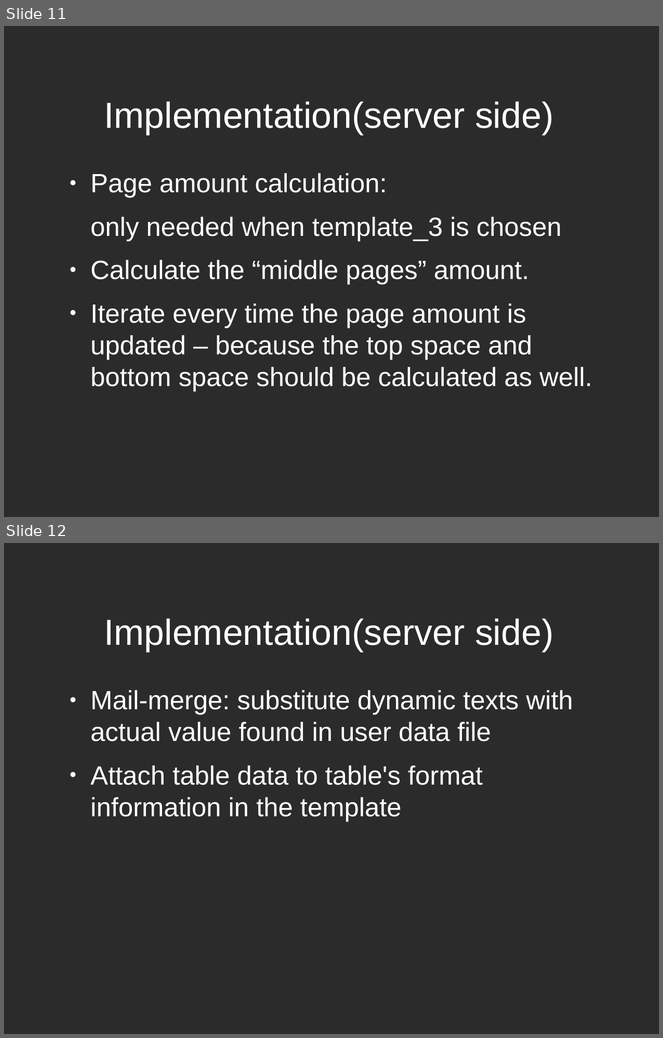
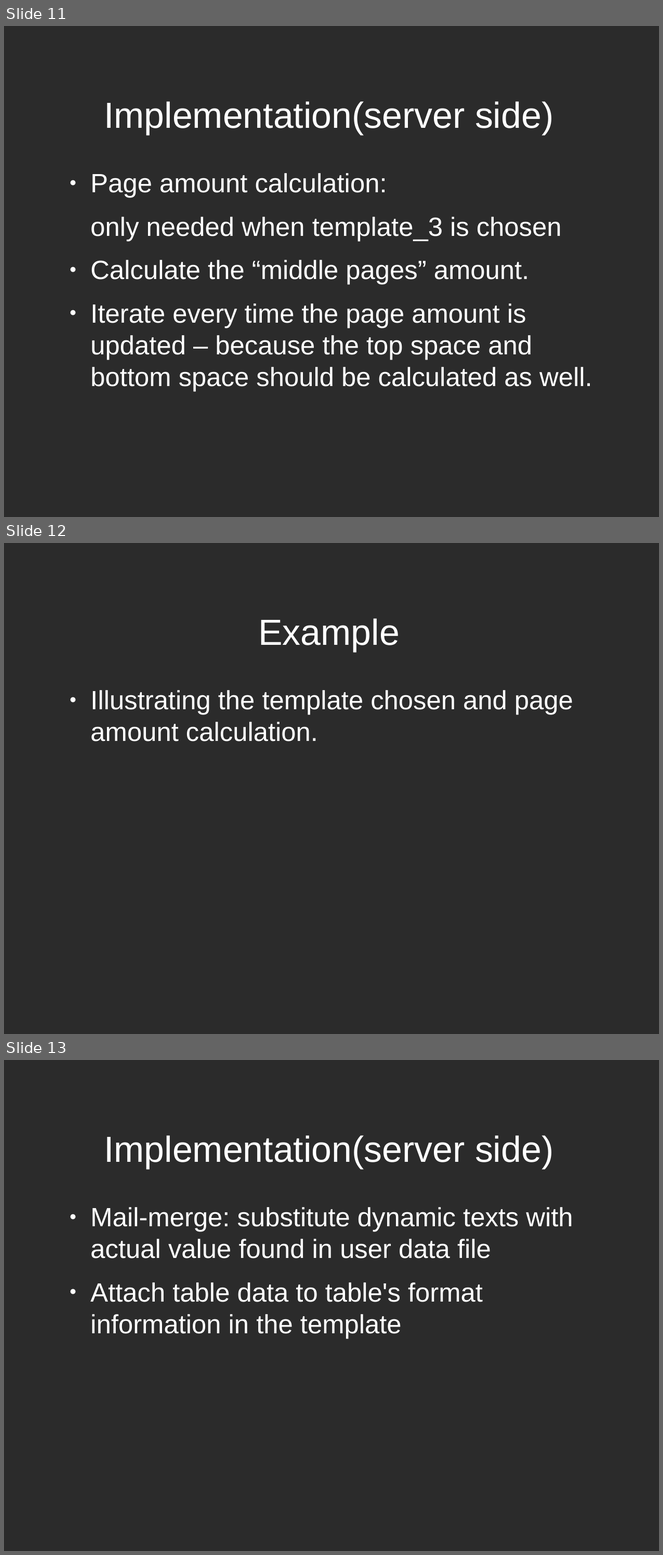
Before and after one commit to yuanzhiqian/mailmerging_using_erlang_and_erlguten, a slide deck: presentation/presentation.odp. Shown one above the other, each under a label of ours: slides 11 and 12 before the commit, slides 11, 12 and 13 after it. The pictures are 663x1038 and 663x1555 pixels, drawn with LibreOffice and Linux fonts; fonts in the diff are those of the drawing; background and template pictures are left out; a plain dark background stands for a picture behind light text. Boxes give left, top, right and bottom in pixels: in the first picture for what was removed or moved away, otherwise in the second. Text is boxed around its words. In the diff, an @@ line names an element or a change of style, - is before the commit and + after.

```diff
--- a/presentation/presentation.odp
+++ b/presentation/presentation.odp
@@ slide 12 added at (4, 543, 659, 1034), background picture (left out) @@
@@ title added at (258, 618, 400, 652), 44 pt, text #FFFFFF @@
+Example
@@ text added at (90, 690, 573, 742), 32 pt, text #FFFFFF @@
+● Illustrating the template chosen and page amount calculation.
@@ what was slide 12 is now slide 13 @@
```
Also in this commit, not shown: 7 other files.
